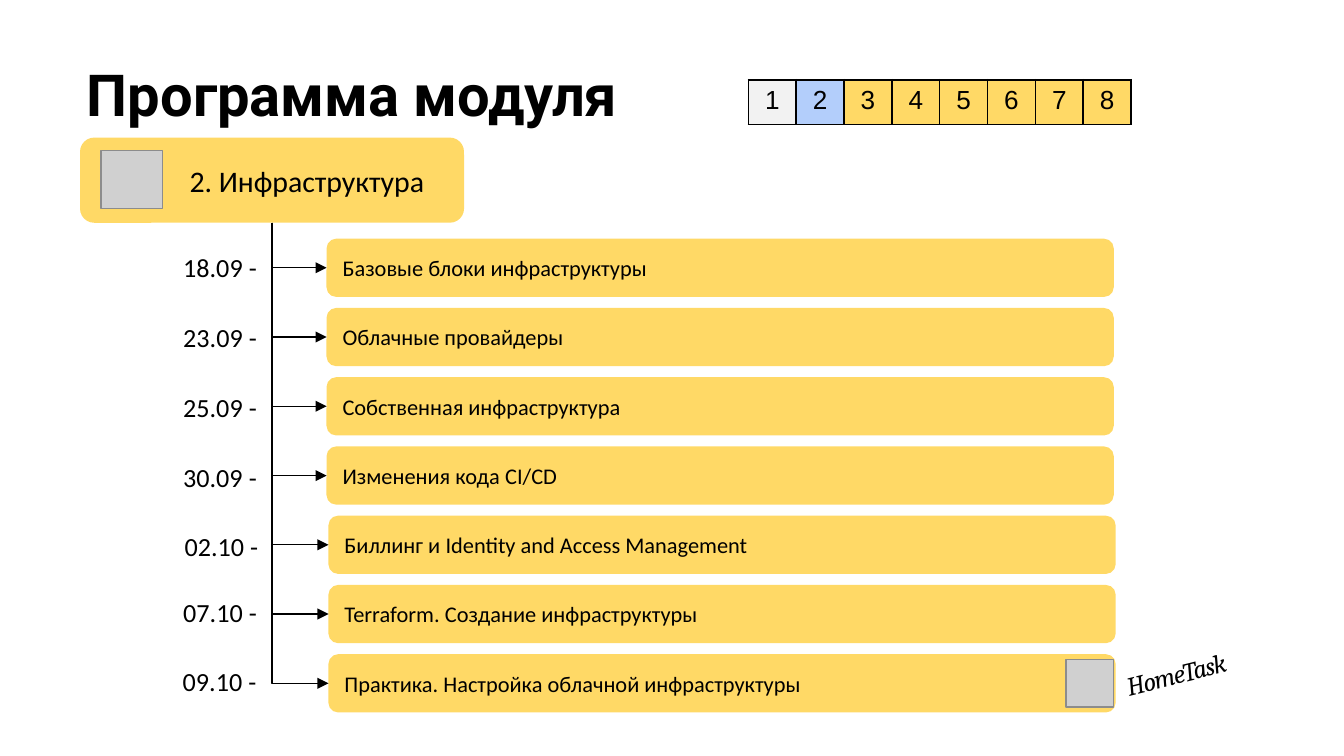
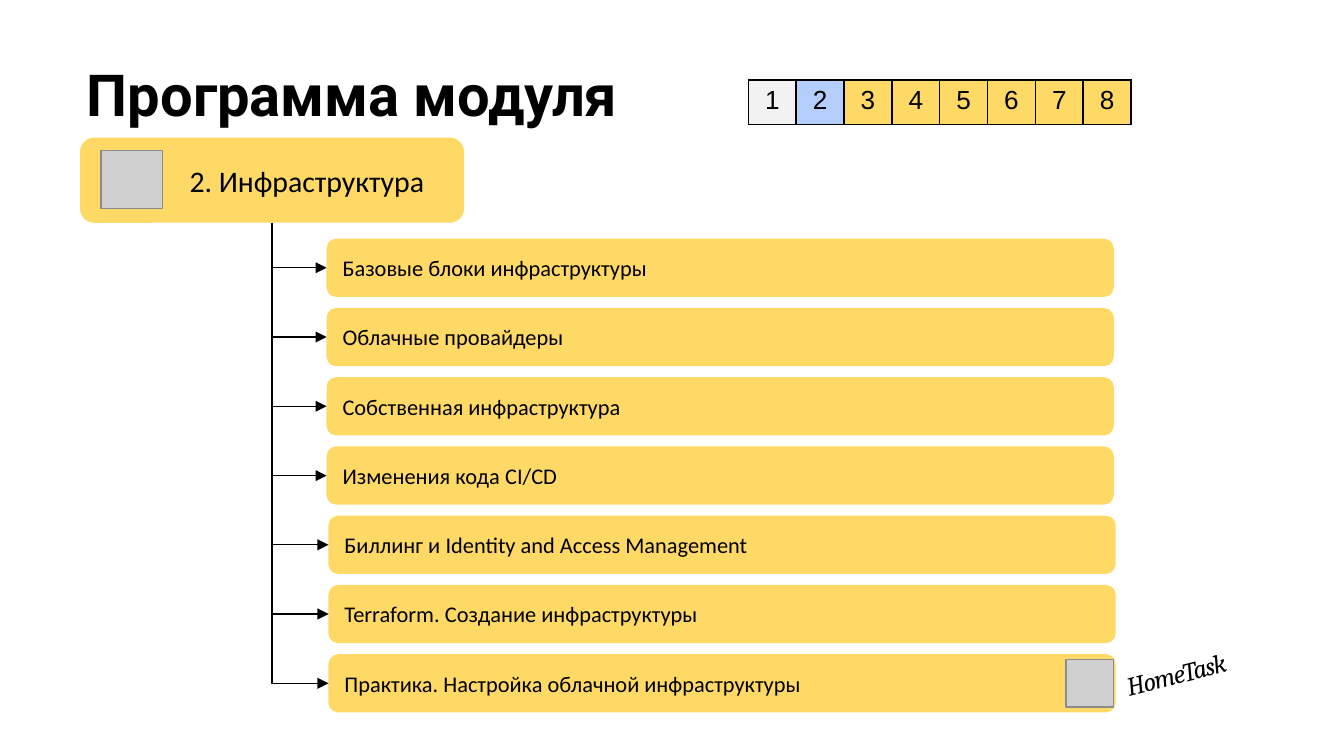
Before and after one commit to stureiko/Otus_lectures, a slide deck: slide 32 of MLOps/Open_Day_YandexCloud/Presentation/Open_day_YandexCloud.pptx (slide 36 before the commit). Drawn at 1344x756 pixels with LibreOffice and Linux fonts; fonts in the diff are those of the drawing; grey boxes stand for pictures; background and template pictures are left out. Boxes give left, top, right and bottom in pixels: in the first picture for what was removed or moved away, otherwise in the second. Text is boxed around its words. In the diff, an @@ line names an element or a change of style, - is before the commit and + after.

```diff
--- a/MLOps/Open_Day_YandexCloud/Presentation/Open_day_YandexCloud.pptx
+++ b/MLOps/Open_Day_YandexCloud/Presentation/Open_day_YandexCloud.pptx
@@ text removed at (x1=183, y1=259, x2=243, y2=277) @@
-18.09 -
@@ text removed at (x1=183, y1=330, x2=243, y2=347) @@
-23.09 -
@@ text removed at (x1=183, y1=400, x2=243, y2=417) @@
-25.09 -
@@ text removed at (x1=183, y1=470, x2=243, y2=487) @@
-30.09 -
@@ text removed at (x1=185, y1=539, x2=245, y2=556) @@
-02.10 -
@@ text removed at (x1=183, y1=605, x2=243, y2=622) @@
-07.10 -
@@ text removed at (x1=183, y1=674, x2=243, y2=691) @@
-09.10 -
```
Also in this commit, not shown: 9 other slides changed, 4 slides removed, 37 other files.
